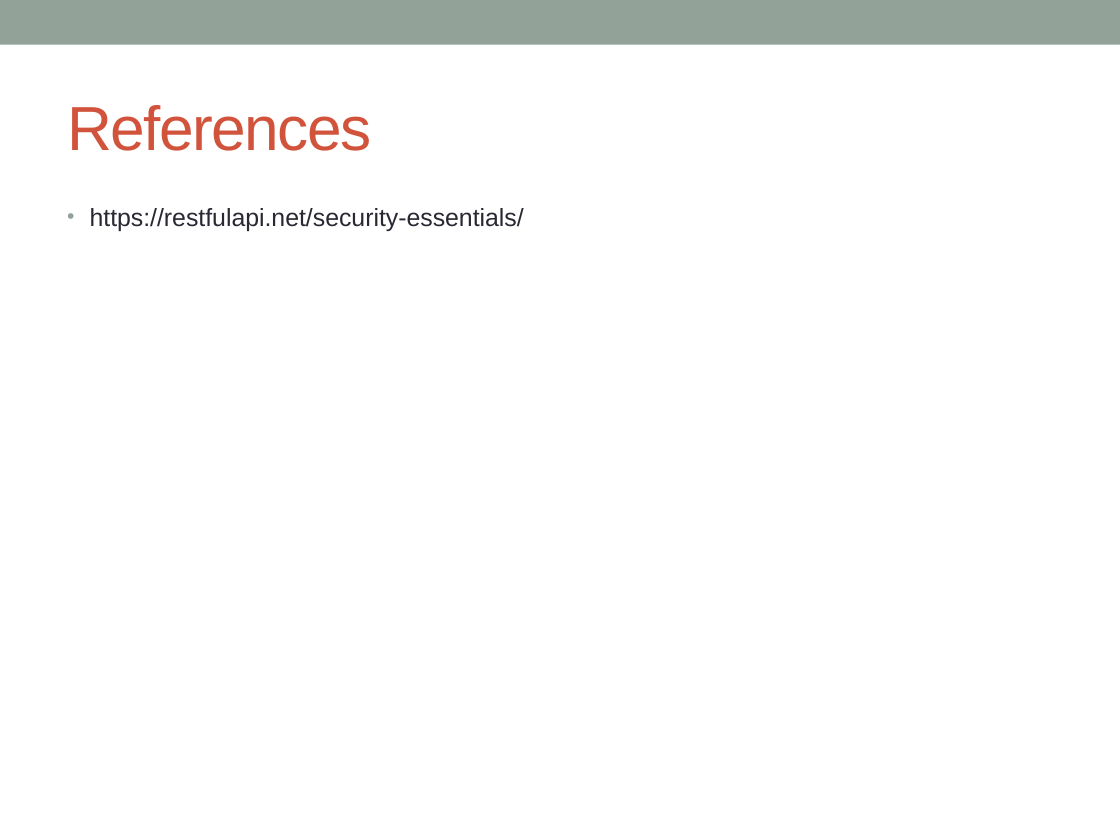
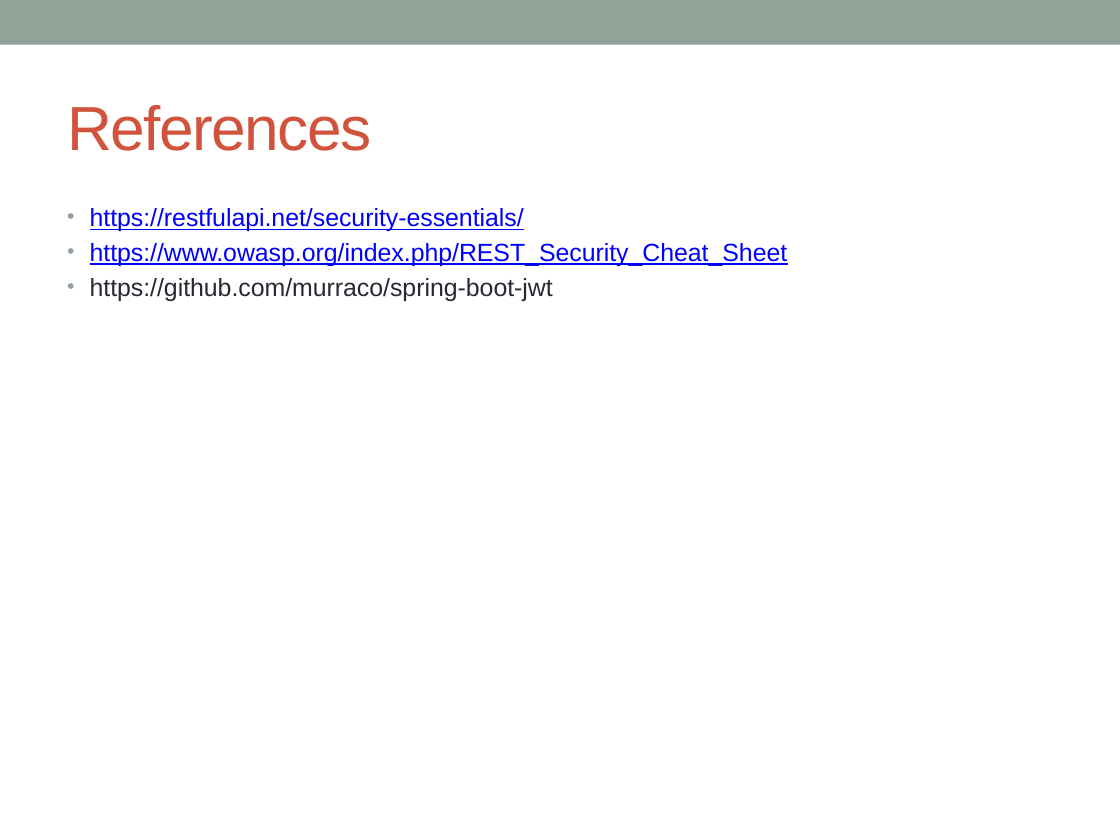
Before and after one commit to notionquest/ProjectDocumentation, a slide deck: slide 8 of RestFul.pptx (slide 3 before the commit). Drawn at 1120x840 pixels with LibreOffice and Linux fonts; fonts in the diff are those of the drawing. Boxes give left, top, right and bottom in pixels: in the first picture for what was removed or moved away, otherwise in the second. Text is boxed around its words. In the diff, an @@ line names an element or a change of style, - is before the commit and + after.

```diff
--- a/RestFul.pptx
+++ b/RestFul.pptx
@@ text at [90,208,524,231]: text colour #292934 to #0000FF, underline on in "https://restfulapi.net/security-essentials/" @@
@@ text at [90,243,788,301]: paragraphs added @@
+• https://www.owasp.org/index.php/REST_Security_Cheat_Sheet
+• https://github.com/murraco/spring-boot-jwt
```
Also in this commit, not shown: 5 slides added.
